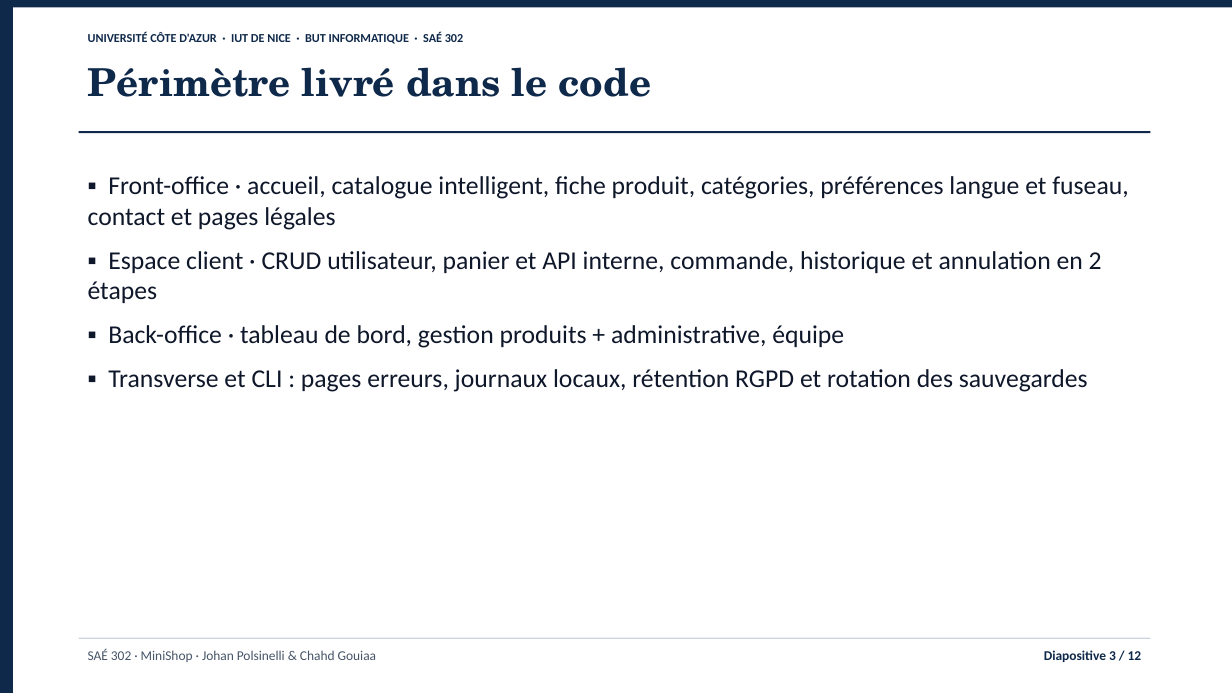
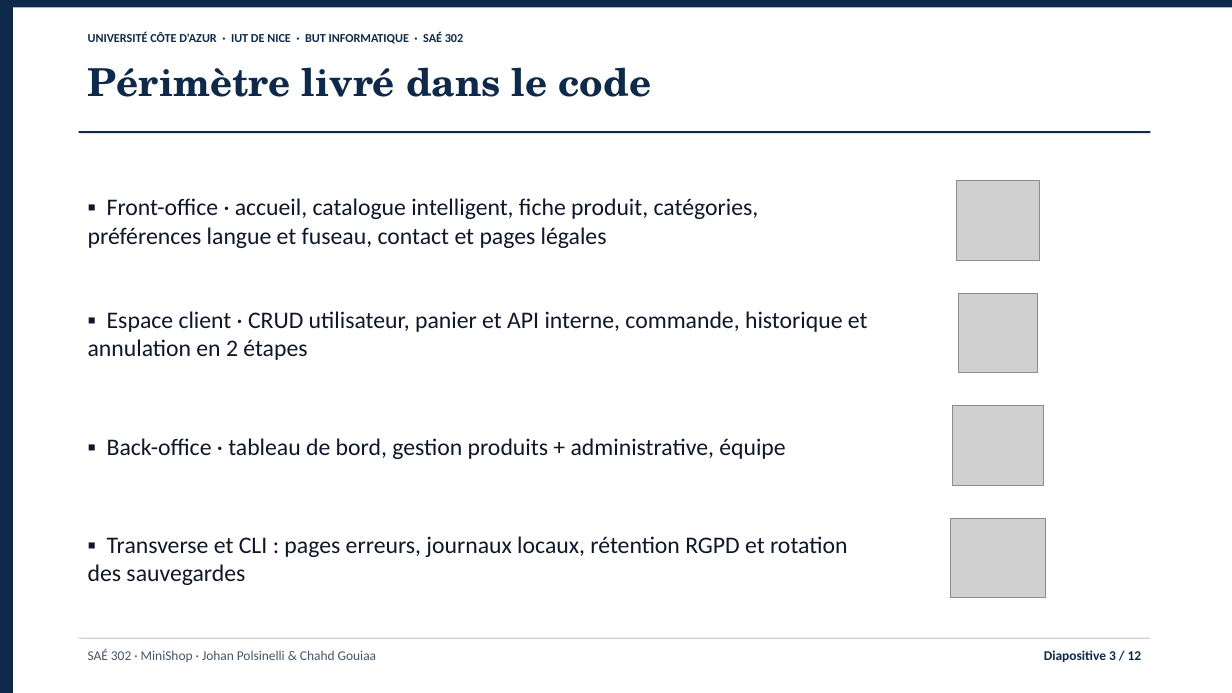
Before and after one commit to jojo8356/SAE-302, a slide deck: slide 3 of livrables/minishop-soutenance.pptx. Drawn at 1232x693 pixels with LibreOffice and Linux fonts; fonts in the diff are those of the drawing; grey boxes stand for pictures. Boxes give left, top, right and bottom in pixels: in the first picture for what was removed or moved away, otherwise in the second. Text is boxed around its words. In the diff, an @@ line names an element or a change of style, - is before the commit and + after.

```diff
--- a/livrables/minishop-soutenance.pptx
+++ b/livrables/minishop-soutenance.pptx
@@ text removed at <box>88,176,1128,392</box> @@
-▪ Front-office · accueil, catalogue intelligent, fiche produit, catégories, préférences langue et fuseau, contact et pages légales
-▪ Espace client · CRUD utilisateur, panier et API interne, commande, historique et annulation en 2 étapes
-▪ Back-office · tableau de bord, gestion produits + administrative, équipe
-▪ Transverse et CLI : pages erreurs, journaux locaux, rétention RGPD et rotation des sauvegardes
@@ text added at <box>88,198,759,248</box>, 18.5 pt, text #0F172A @@
+▪ Front-office · accueil, catalogue intelligent, fiche produit, catégories, préférences langue et fuseau, contact et pages légales
@@ picture added at <box>957,181,1041,261</box> @@
@@ picture added at <box>958,294,1038,373</box> @@
@@ text added at <box>88,311,868,360</box>, 18.5 pt, text #0F172A @@
+▪ Espace client · CRUD utilisateur, panier et API interne, commande, historique et annulation en 2 étapes
@@ picture added at <box>953,406,1044,485</box> @@
@@ text added at <box>107,438,785,459</box>, 18.5 pt, text #0F172A @@
+▪ Back-office · tableau de bord, gestion produits + administrative, équipe
@@ text added at <box>88,536,847,585</box>, 18.5 pt, text #0F172A @@
+▪ Transverse et CLI : pages erreurs, journaux locaux, rétention RGPD et rotation des sauvegardes
@@ picture added at <box>951,518,1045,598</box> @@
```
Also in this commit, not shown: 1 other slide changed, 10 other files.
